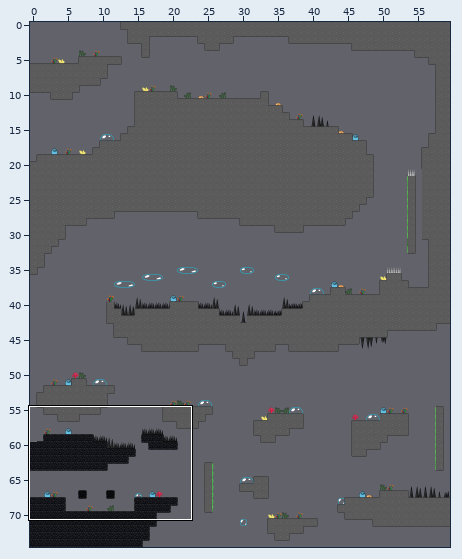
A Tiled map gets an edit: maps/segunda_fase.tmx. Above, an overview of the earlier version with the close-up marked.
Close-up. Before the edit:
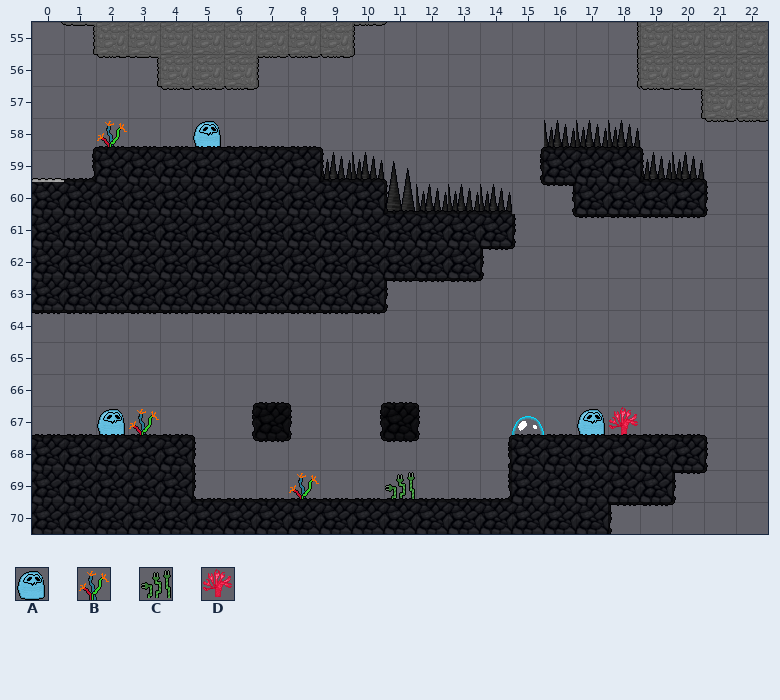
Cells are 32x32 px. Shown: x 0..22, y 55..70. The commit also changed other parts of the map, which this record leaves out.
Key: from "Tiles_Fase1": A 77, B 87, C 89, D 96.
_ is an empty cell.
Layers that did not change in this view are not listed.
Layer "decoracao" before, first column x 0:
55 _______________________
56 _______________________
57 _______________________
58 __B__A_________________
59 _______________________
60 _______________________
61 _______________________
62 _______________________
63 _______________________
64 _______________________
65 _______________________
66 _______________________
67 __AB_____________AD____
68 _______________________
69 ________B__C___________
70 _______________________
After:
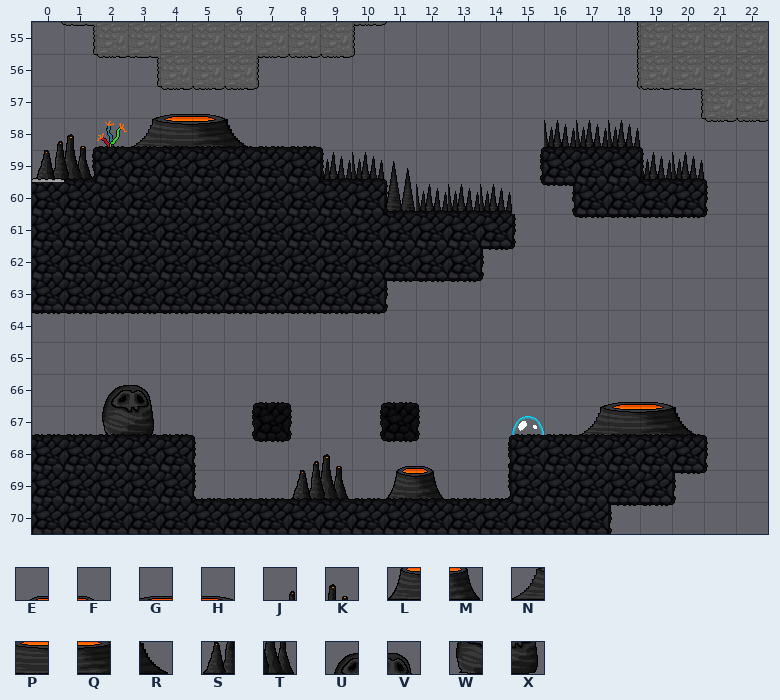
Further tiles: from "enfeites_maiores": E 16, F 17, G 19, H 20, J 22, K 23, L 24, M 25, N 26, P 27, Q 28, R 29, S 30, T 31, U 32, V 33, W 40, X 41.
Edits made:
Layer "decoracao":
Tile E is added in row 68 at x 11.
Tile F is added in row 68 at x 12.
Tile G is added in row 57 at x 4; in row 66 at x 18.
Tile H is added in row 57 at x 5; in row 66 at x 19.
Tile J is added in row 58 at x 0; in row 68 at x 8.
Tile K is added in row 58 at x 1; in row 68 at x 9.
Tile L replaces tile C in row 69 at x 11.
Tile M is added in row 69 at x 12.
Tile N replaces tile A in row 67 at x 17.
Tile N is added in row 58 at x 3.
Tile P replaces tile D in row 67 at x 18.
Tile P is added in row 58 at x 4.
Tile Q replaces tile A in row 58 at x 5.
Tile Q is added in row 67 at x 19.
Tile R is added in row 58 at x 6; in row 67 at x 20.
Tile S replaces tile B in row 69 at x 8.
Tile S is added in row 59 at x 0.
Tile T is added in row 59 at x 1; in row 69 at x 9.
Tile U is added in row 66 at x 2.
Tile V is added in row 66 at x 3.
Tile W replaces tile A in row 67 at x 2.
Tile X replaces tile B in row 67 at x 3.
Changed places in both close-ups, as pixel boxes (x1, y1, x2, y2):
changed: (134, 114, 248, 147)
added: (36, 134, 92, 179)
changed: (97, 385, 159, 435)
changed: (577, 402, 696, 435)
changed: (289, 454, 349, 499)
changed: (385, 466, 443, 499)
